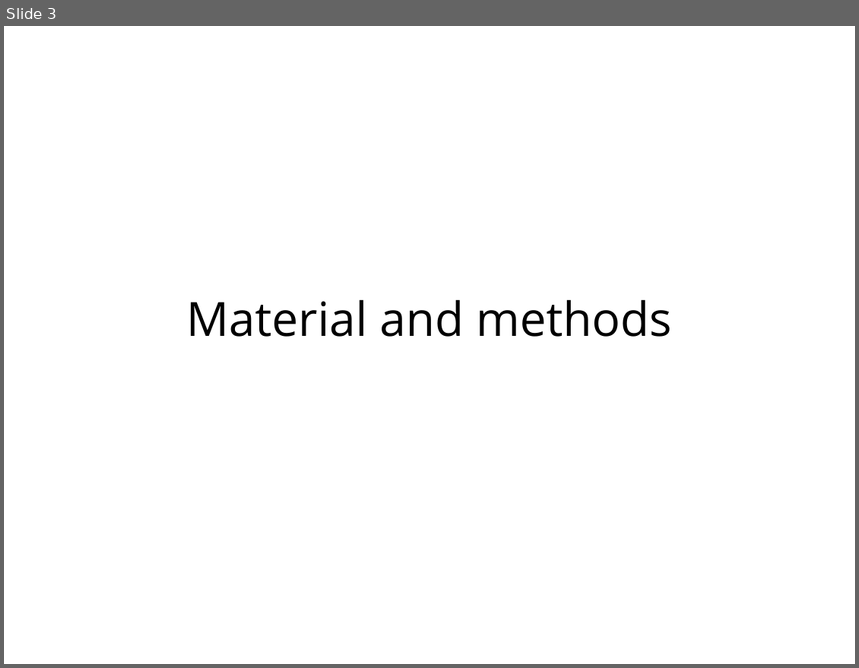
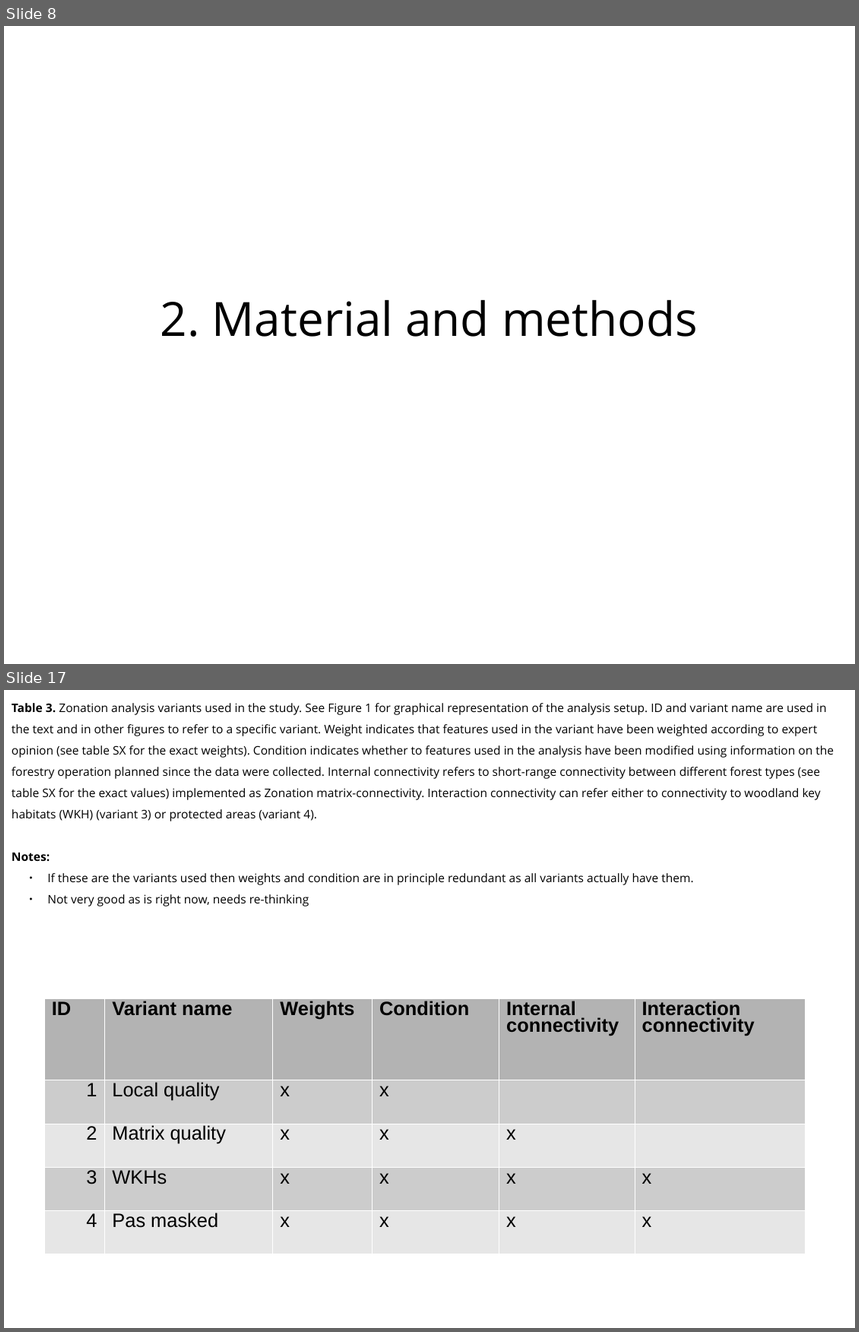
Before and after one commit to jlehtoma/validityms, a slide deck: reports/validity_ms_outline.ppt. Shown one above the other, each under a label of ours: slide 3 before the commit, slides 8 and 17 after it; the slides between them are not shown. The pictures are 859x668 and 859x1332 pixels, drawn with LibreOffice and Linux fonts; fonts in the diff are those of the drawing. Boxes give left, top, right and bottom in pixels: in the first picture for what was removed or moved away, otherwise in the second. Text is boxed around its words. In the diff, an @@ line names an element or a change of style, - is before the commit and + after.

```diff
--- a/reports/validity_ms_outline.ppt
+++ b/reports/validity_ms_outline.ppt
@@ slide 17 added at bbox=[4, 690, 855, 1328], background #FFFFFF @@
@@ text added at bbox=[12, 703, 834, 907], 11 pt, text #000000 @@
+Table 3. Zonation analysis variants used in the study. See Figure 1 for graphical representation of the analysis setup. ID and variant name are used in the text and in other figures to refer to a specific variant. Weight indicates that features used in the variant have been weighted according to expert opinion (see table SX for the exact weights). Condition indicates whether to features used in the analysis have been modified using information on the forestry operation planned since the data were collected. Internal connectivity refers to short-range connectivity between different forest types (see table SX for the exact values) implemented as Zonation matrix-connectivity. Interaction connectivity can refer either to connectivity to woodland key habitats (WKH) (variant 3) or protected areas (variant 4).
+Notes:
+  ● If these are the variants used then weights and condition are in principle redundant as all variants actually have them.
+  ● Not very good as is right now, needs re-thinking
@@ table added at bbox=[44, 999, 806, 1255], 5 rows, 6 columns @@
+ID | Variant name | Weights | Condition | Internal connectivity | Interaction connectivity
+1 | Local quality | x | x |  | 
+2 | Matrix quality | x | x | x | 
+3 | WKHs | x | x | x | x
+4 | Pas masked | x | x | x | x
@@ what was slide 3 is now slide 8 @@
@@ slide 8 changed as well @@
@@ text at bbox=[161, 300, 698, 337]: text changed @@
-Material and methods
+2. Material and methods
```
Also in this commit, not shown: 3 other slides changed, 32 other slides added, 6 slides removed.
